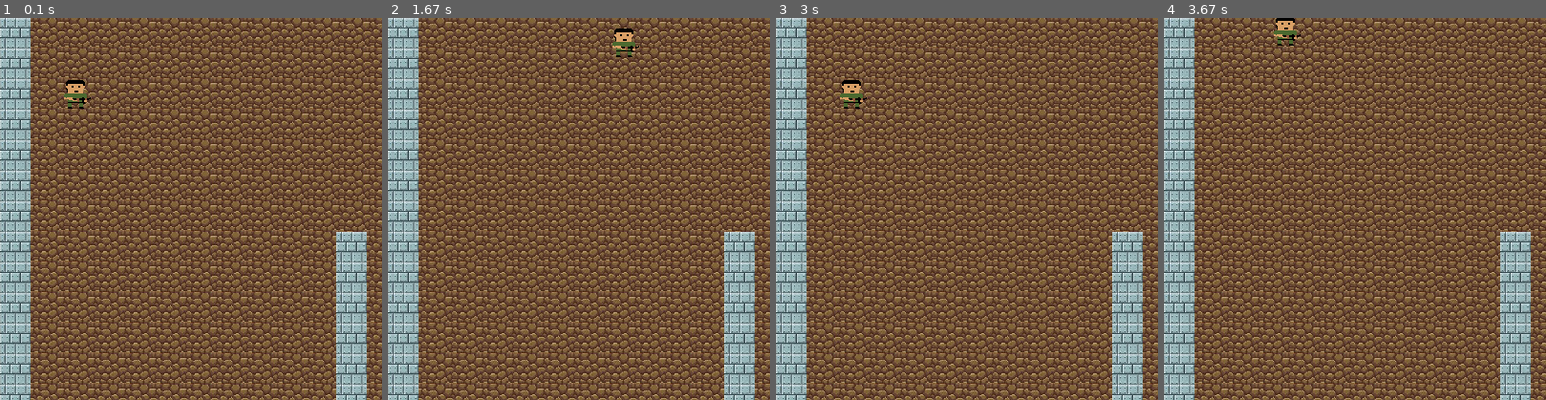
Above: before the commit, frames 1-4 (left to right).
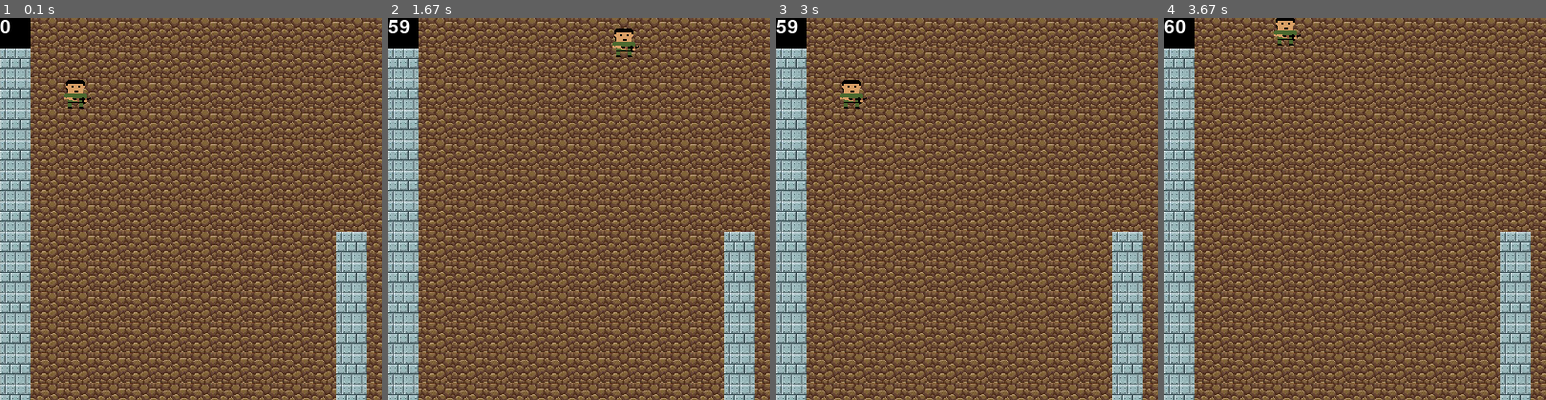
Above: after the commit, the same moments.

Repository: ben-cook/my-py-game
Game: pygame game, started from main.py
Two runs of this game, one before a commit and one after it. Both use one fixed random seed, a clock stepped at 60 frames per second and the inputs below.
Inputs:
- Up to frame 1 (0.1 s): no input
- Up to frame 2 (1.67 s): hold D 0.33-0.8 s; hold W 0.83-1.13 s; hold D 1.17-1.63 s
- Up to frame 3 (3 s): hold A 1.67-2.2 s; hold S 2.23-2.53 s; hold A 2.57-2.97 s
- Up to frame 4 (3.67 s): hold W 3-3.37 s; hold D from 3.4 s (still down)
The pictures show only the part of the screen within x 0-50%, y 0-50%; the shares and areas given below are measured in that part.

The runs differ from the first frame. In frame 1, 0.6% of the frame differs, in the area x 0-8%, y 0-8%; in frame 2, 0.6%; in frame 3, 0.6%; in frame 4, 0.6%.

Commit message:
added FPS counter option in config.py

Diff:
--- a/main.py
+++ b/main.py
@@ -160,13 +160,16 @@
 
         # print(dirty_rects)
 
-        # if SHOW_FPS:
+        if SHOW_FPS:
 
-        # fps = font.render(str(int(clock.get_fps())), True, pygame.Color('white'))
-        # screen.blit(fps, (50, 50))
+            fps = font.render(str(int(clock.get_fps())), True, pygame.Color('white'))
+            fps_bg_image = pygame.Surface([32, 32])
+            fps_bg_image.fill(BLACK)
+            screen.blit(fps_bg_image, (0, 0))
+            screen.blit(fps, (0, 0))
+            dirty_rects.append(fps_bg_image.get_rect())
 
         pygame.display.update(dirty_rects)
-        # pygame.display.flip()
 
         clock.tick(60)
 
